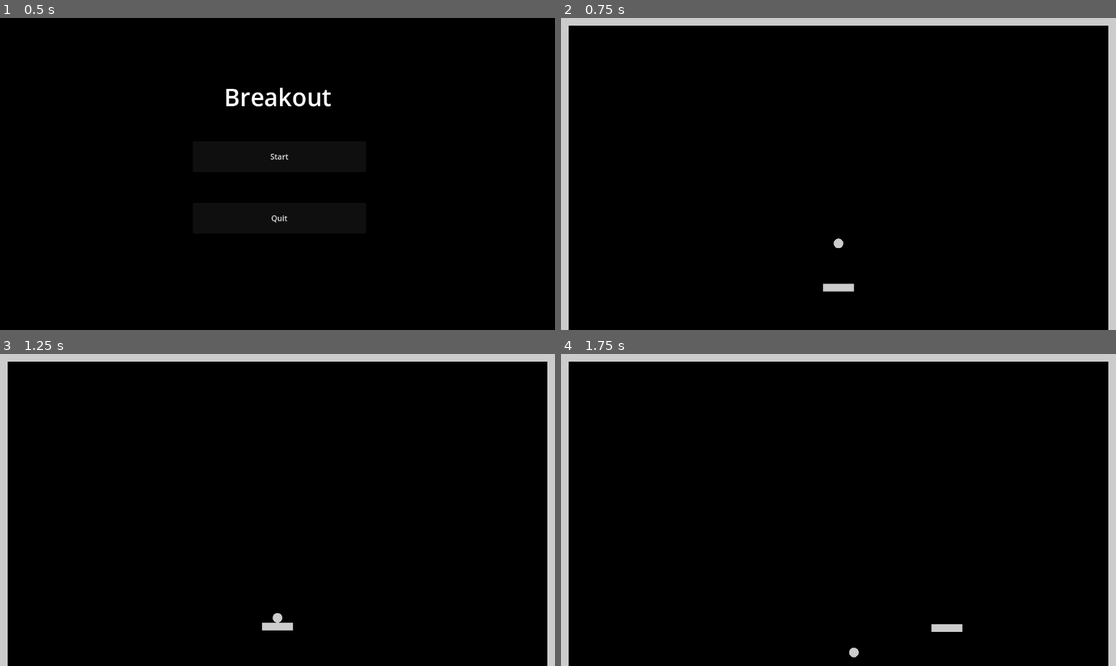
Above: before the commit, frames 1-4 (two rows, left to right).
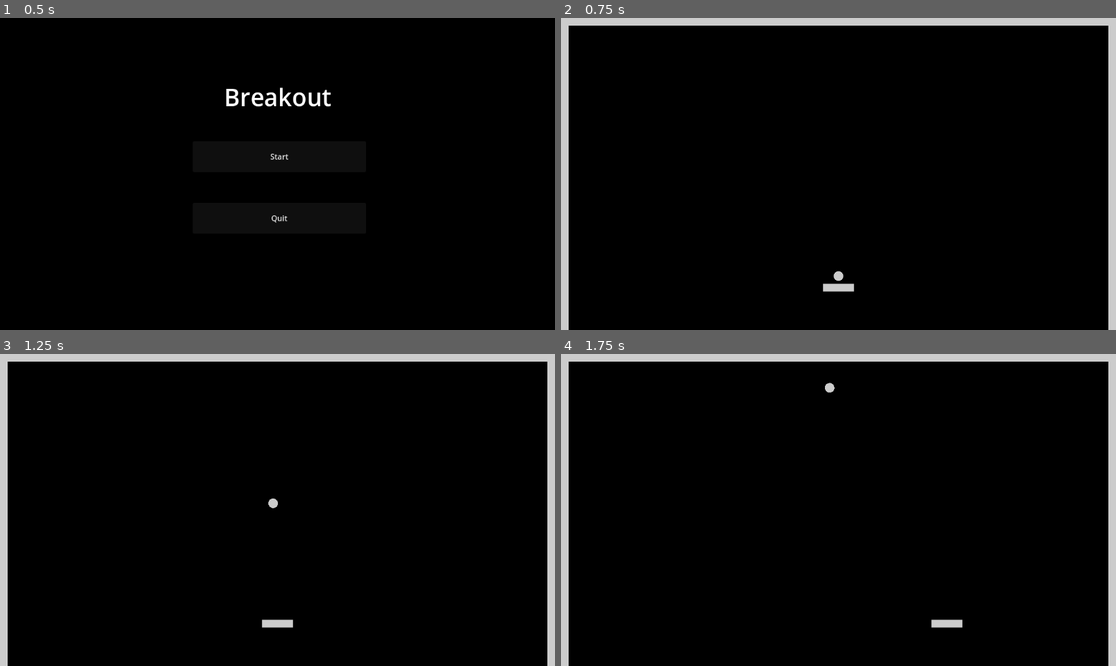
Above: after the commit, the same moments.

Repository: 5tupidmuffin/gd_breakout
Game: Godot game, scene res://scenes/menu/menu.tscn
The game is run twice, just before and just after one commit, with the same random seed, the same clock (stepped at 60 frames per second) and the same inputs.
Inputs:
- Up to frame 1 (0.5 s): no input
- Up to frame 2 (0.75 s): click "Start" at 0.5 s
- Up to frame 3 (1.25 s): no input
- Up to frame 4 (1.75 s): hold Right (ui_right) from 1.28 s (still down)

Frame 1 is identical in both runs. In frame 2, less than 0.1% of the frame differs, in the area x 49-51%, y 70-85%; in frame 3, 0.2%; in frame 4, 0.3%, in the area x 47-73%, y 9-98%.

Commit message:
implemented ball reflection

Diff:
--- a/entities/ball/ball.gd
+++ b/entities/ball/ball.gd
@@ -1,9 +1,11 @@
-extends RigidBody2D
+extends CharacterBody2D
 class_name Ball
 
 
 @onready var collision_shape_2d: CollisionShape2D = $CollisionShape2D
 const WHITE := Color("cccccc")
+const SPEED := 8.0
+var direction := Vector2(0, 1)
 
 
 func _draw() -> void:
@@ -12,3 +14,24 @@
 		collision_shape_2d.shape.radius,
 		WHITE
 	)
+
+
+func _physics_process(delta: float) -> void:
+	# reflection logic based on https://www.youtube.com/watch?v=RS0y2C2C0mc
+	var collision := move_and_collide(direction * SPEED)
+	if collision:
+		var reflection_vector := get_reflection_vector(collision)
+		direction = reflection_vector
+
+
+func get_reflection_vector(collision: KinematicCollision2D) -> Vector2:
+	var reflection_vector := direction.bounce(collision.get_normal())
+	return minor_deviation(reflection_vector)
+
+
+func minor_deviation(reflected_vector: Vector2) -> Vector2:
+	var rng := RandomNumberGenerator.new()
+	var x := rng.randf_range(-0.2, 0.2)
+	var y := rng.randf_range(-0.2, 0.2)
+	var modified_vector := reflected_vector + Vector2(x, y)
+	return modified_vector.normalized()
--- a/entities/ball/ball.tscn
+++ b/entities/ball/ball.tscn
@@ -4,7 +4,7 @@
 
 [sub_resource type="CircleShape2D" id="CircleShape2D_1qh3k"]
 
-[node name="Ball" type="RigidBody2D"]
+[node name="Ball" type="CharacterBody2D"]
 script = ExtResource("1_nqrs5")
 
 [node name="CollisionShape2D" type="CollisionShape2D" parent="."]
--- a/project.godot
+++ b/project.godot
@@ -23,6 +23,10 @@
 ]
 }
 
+[physics]
+
+2d/default_gravity_vector=Vector2(0, 0)
+
 [rendering]
 
 renderer/rendering_method="gl_compatibility"
